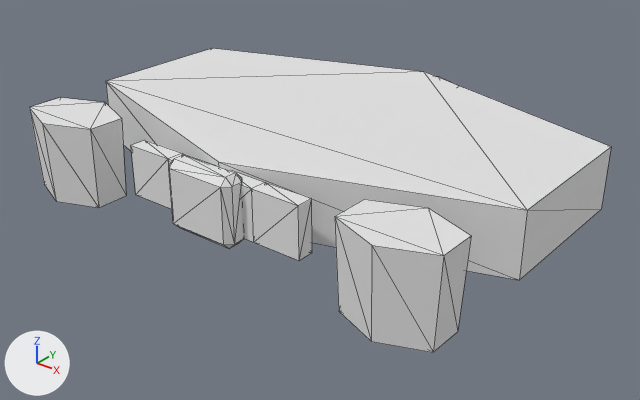
The glTF model public/assets/crew/human/slots/gear.belt.tool_belt.glb: old version first, new version second.
Before and after are seen from a 50 mm camera at (0.608, -0.787, 0.412) aimed at (0.005, -0.033, -0.056). The lights are fixed; the arrows at lower left show +X, +Y and +Z. The older version comes first. Mesh edges are drawn as thin lines. Where no turn or scale is listed for an object, it has been applied to the vertices. Vertices at exactly the same position are counted once.

In view in the first picture: 'spine@tool_belt.base'.
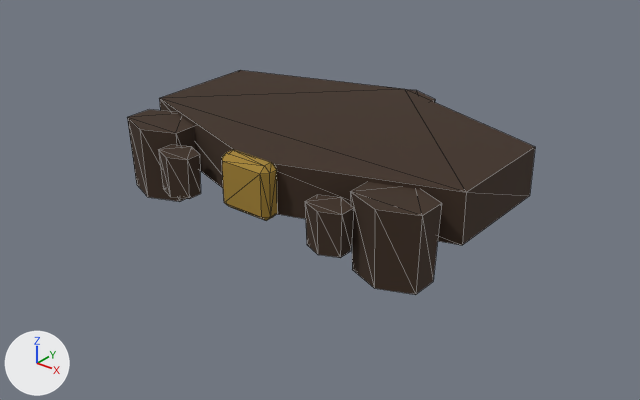
Scene script edits in JSON lines:
```json
{"op": "add", "block": "mat_base", "code": "n2 = _N.new('ShaderNodeVertexColor'); n2.name = 'Color Attribute'"}
{"block": "mat_base", "where": "n0 = _N.new('ShaderNodeBsdfPrincipled'); n0.name = 'Principled BSDF'"}
{"op": "add", "block": "mat_base", "code": "_L.new(n2.outputs[0], n0.inputs[0])  # 'Color' to 'Base Color'"}
{"block": "me_spine_tool_belt_base", "where": "# used by ob_spine_tool_belt_base; location = (0.0, 0.0, 0.0)"}
{"op": "remove", "block": "me_spine_tool_belt_base", "code": "me_spine_tool_belt_base.from_pydata(...)  # 100 vertices, 172 faces; spans x -0.3..0.3, y -0.245..0.235, z -0.05..0.05"}
{"op": "add", "block": "me_spine_tool_belt_base", "code": "me_spine_tool_belt_base.from_pydata(...)  # 96 vertices, 164 faces; spans x -0.224..0.224, y -0.17..0.18, z -0.06..0.037"}
{"block": "me_spine_tool_belt_base", "change": "me_spine_tool_belt_base part 1: a new loose piece, a 6-sided cylinder along z spanning x -0.224..0.224, y -0.15..0.15, z -0.025..0.035, in mat_base"}
{"block": "me_spine_tool_belt_base", "change": "me_spine_tool_belt_base part 2: the loose piece of 24 vertices spanning x -0.045..0.045, y -0.23..-0.2, z -0.03..0.05 is scaled about its middle by (0.766, 0.819, 0.804), then moved by (0.0, 0.065, -0.005)"}
{"block": "me_spine_tool_belt_base", "change": "me_spine_tool_belt_base part 3: a new loose piece, a 6-sided cut cone along z (radius 0.046 by 0.032 at the low end, 0.049 by 0.035 at the high end) spanning x -0.213..-0.127, y -0.155..-0.085, z -0.06..0.03, in mat_base"}
{"block": "me_spine_tool_belt_base", "change": "me_spine_tool_belt_base part 4: a new loose piece, a 6-sided cut cone along z (radius 0.025 by 0.018 at the low end, 0.028 by 0.02 at the high end) spanning x -0.134..-0.086, y -0.17..-0.13, z -0.035..0.015, in mat_base"}
{"block": "me_spine_tool_belt_base", "change": "me_spine_tool_belt_base part 5: a new loose piece, a 6-sided cut cone along z (radius 0.046 by 0.032 at the low end, 0.049 by 0.035 at the high end) spanning x 0.127..0.213, y -0.155..-0.085, z -0.06..0.03, in mat_base"}
{"block": "me_spine_tool_belt_base", "change": "me_spine_tool_belt_base part 6: a new loose piece, a 6-sided cut cone along z (radius 0.025 by 0.018 at the low end, 0.028 by 0.02 at the high end) spanning x 0.086..0.134, y -0.17..-0.13, z -0.035..0.015, in mat_base"}
{"block": "me_spine_tool_belt_base", "change": "me_spine_tool_belt_base part 7: a new loose piece, a 6-sided cut cone along z (radius 0.04 by 0.028 at the low end, 0.044 by 0.03 at the high end) spanning x -0.038..0.038, y 0.12..0.18, z -0.045..0.025, in mat_base"}
{"block": "me_spine_tool_belt_base", "change": "me_spine_tool_belt_base part 8: 7 loose pieces with 76 vertices, spanning x -0.3..0.3, y -0.245..0.235, z -0.05..0.05, are deleted"}
```

Pixel boxes (x1, y1, x2, y2) of what changed, in the pictures (640 x 400 px; the box of a moved part takes in the faces that stretch with it):
```json
{"object": "spine@tool_belt.base", "change": "recoloured, reshaped", "before": [29, 48, 611, 352], "after": [127, 70, 535, 295], "on screen": "30% narrower, 26% shorter"}
{"part": 1, "of": "me_spine_tool_belt_base", "change": "added", "after": [159, 70, 535, 245], "on screen": "brown"}
{"part": 2, "of": "me_spine_tool_belt_base", "change": "moved or reshaped", "before": [169, 155, 244, 249], "after": [222, 150, 278, 221]}
{"part": 3, "of": "me_spine_tool_belt_base", "change": "added", "after": [127, 110, 196, 202], "on screen": "brown"}
{"part": 4, "of": "me_spine_tool_belt_base", "change": "added", "after": [159, 145, 201, 199], "on screen": "brown"}
{"part": 5, "of": "me_spine_tool_belt_base", "change": "added", "after": [350, 182, 442, 295], "on screen": "brown"}
{"part": 6, "of": "me_spine_tool_belt_base", "change": "added", "after": [305, 195, 354, 258], "on screen": "brown"}
{"part": 7, "of": "me_spine_tool_belt_base", "change": "added", "after": [406, 89, 435, 102], "on screen": "mostly hidden"}
{"part": 8, "of": "me_spine_tool_belt_base", "change": "deleted", "before": [29, 48, 611, 352]}
```
